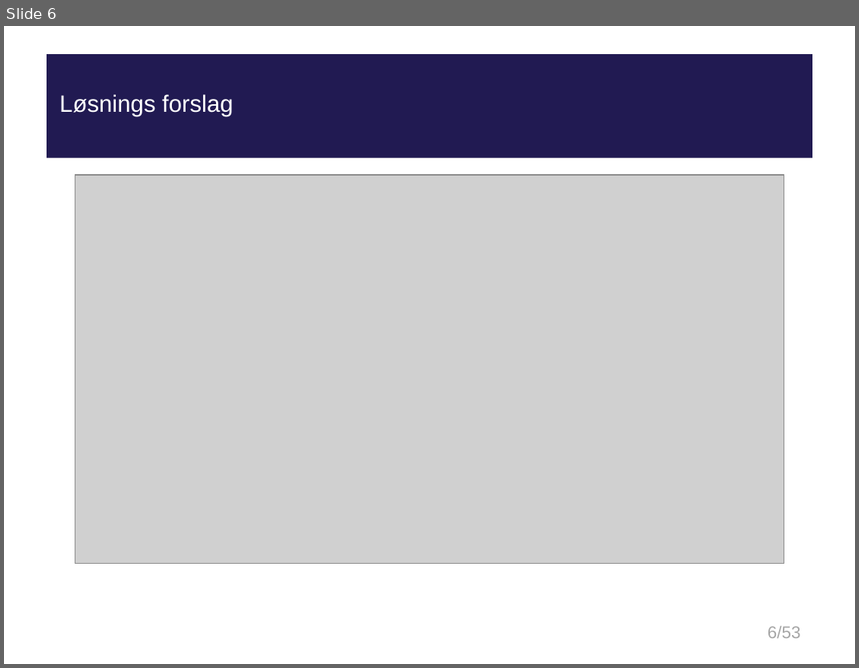
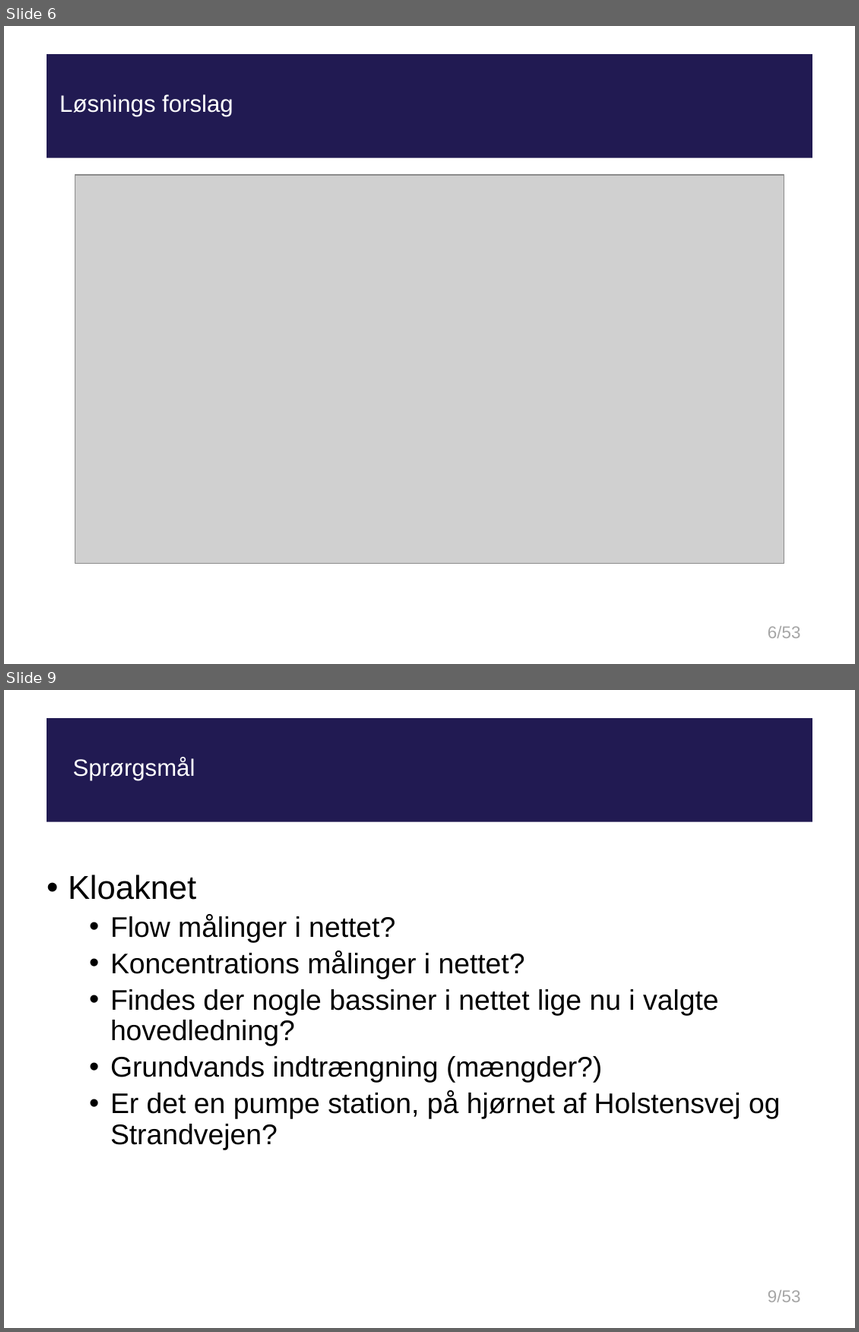
Before and after one commit to tpilga12/P10, a slide deck: Fredericia/presentation/presentation.pptx. Shown one above the other, each under a label of ours: slide 6 before the commit, slides 6 and 9 after it; the slides between them are not shown. The pictures are 859x668 and 859x1332 pixels, drawn with LibreOffice and Linux fonts; fonts in the diff are those of the drawing; grey boxes stand for pictures; background and template pictures are left out. Boxes give left, top, right and bottom in pixels: in the first picture for what was removed or moved away, otherwise in the second. Text is boxed around its words. In the diff, an @@ line names an element or a change of style, - is before the commit and + after.

```diff
--- a/Fredericia/presentation/presentation.pptx
+++ b/Fredericia/presentation/presentation.pptx
@@ slide 9 added at bbox=[4, 690, 855, 1328], background #FFFFFF; not listed: 2 template elements that a slide beside it also shows @@
@@ title added at bbox=[73, 758, 196, 781], 20 pt, text #FFFFFF @@
+Sprørgsmål
@@ subtitle added at bbox=[68, 875, 781, 1150], 24 pt, text #000000 @@
+• Kloaknet
+  • Flow målinger i nettet?
+  • Koncentrations målinger i nettet?
+  • Findes der nogle bassiner i nettet lige nu i valgte hovedledning?
+  • Grundvands indtrængning (mængder?)
+  • Er det en pumpe station, på hjørnet af Holstensvej og Strandvejen?
```
Also in this commit, not shown: 2 slides changed, 2 other slides added.
